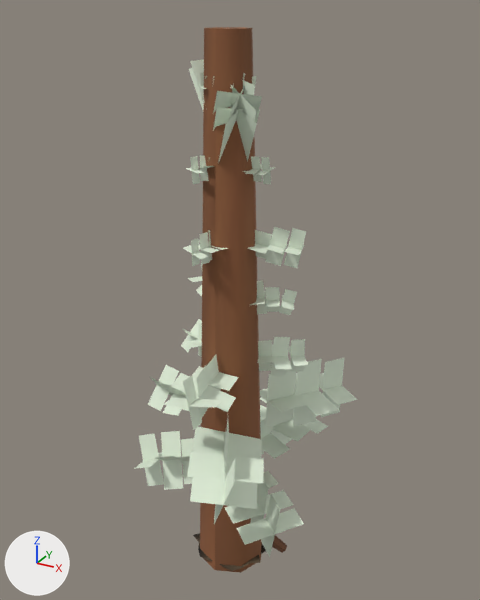
Renders of the glTF model packages/viewer-threejs/public/assets/resources/pine/standard-lod2.glb from each side of a commit.
Both versions are drawn from a camera (50 mm lens) standing at (10.07, -17.63, 19.25) and looking at (-0.12, 0.9, 9.98). Arrows for +X, +Y and +Z are at lower left; the lights stay in place. The picture after the commit comes second. Where no turn or scale is listed for an object, it has been applied to the vertices. Vertices at exactly the same position are counted once.

The older version as bpy lines, for what is in view:
```python
ob_pine_needle_sprays = bpy.data.objects.new('pine-needle-sprays', me_mesh_1)
ob_pine_needle_sprays.location = (0.0, 0.0, 0.0)
ob_pine_trunk_branches_buried_roots_ground_blend = bpy.data.objects.new('pine-trunk-branches-buried-roots-ground-blend', me_mesh_0)
ob_pine_trunk_branches_buried_roots_ground_blend.location = (0.0, 0.0, 0.0)
```
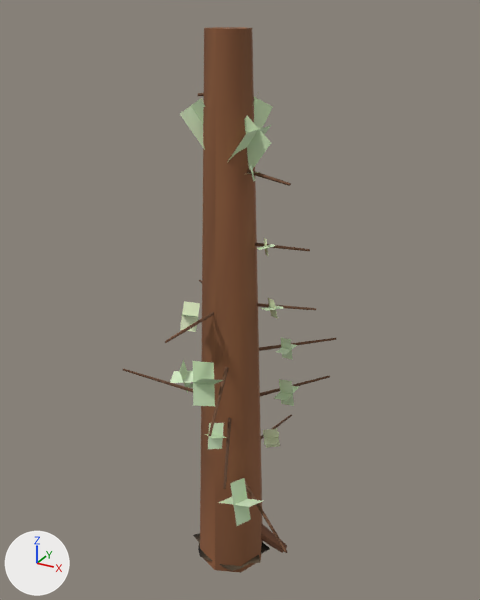
Changed parts and their boxes (x1, y1, x2, y2) in the pictures (480 x 600 px):
'pine-trunk-branches-buried-roots-ground-blend', reshaped (126% wider): before (193, 27, 287, 573); after (122, 27, 336, 573)
'pine-needle-sprays', deleted: before (134, 60, 358, 557)
'pine-terminal-needle-sprigs', added: after (170, 92, 299, 526)
part 1 of me_mesh_0, added: after (122, 169, 336, 553)

The change, as a diff of the scene's bpy script:
```diff
--- a/packages/viewer-threejs/public/assets/resources/pine/standard-lod2.glb.py
+++ b/packages/viewer-threejs/public/assets/resources/pine/standard-lod2.glb.py
@@ mat_material_1 @@
 mat_material_1 = bpy.data.materials.new('Material_1')
-# nodes: BsdfPrincipled, Math x2, Mix, OutputMaterial, VertexColor
-# colours: white #e4f1dc, mixed with the vertex colours
+# nodes: BsdfPrincipled, Math x2, OutputMaterial, VertexColor
+# colours: black #071008, mixed with the vertex colours
@@ me_mesh_0 @@
 # used by ob_pine_trunk_branches_buried_roots_ground_blend; location = (0.0, 0.0, 0.0)
-me_mesh_0.from_pydata(...)  # 129 vertices, 200 faces; spans x -1.6..2.0, y -1.3..1.5, z -0.5..18.7
+me_mesh_0.from_pydata(...)  # 339 vertices, 560 faces; spans x -5.0..3.6, y -4.2..4.1, z -0.5..18.7
+# me_mesh_0 part 1
+# 182 vertices are added at x -5.0..3.6, y -4.2..4.1, z 3.4..14.9
+# 312 new faces join them
+# other edits to the shape of me_mesh_0 do not show in these pictures
 me_mesh_0.materials.append(mat_material_0)
@@ me_mesh_1_1 @@
+me_mesh_1_1.from_pydata(...)  # 144 vertices, 72 faces; spans x -3.03..2.15, y -2.96..2.48, z 3.12..17.04
+me_mesh_1_1.materials.append(mat_material_1)
@@ ob_pine_needle_sprays @@
-ob_pine_needle_sprays = bpy.data.objects.new('pine-needle-sprays', me_mesh_1)
-ob_pine_needle_sprays.location = (0.0, 0.0, 0.0)
@@ ob_pine_terminal_needle_sprigs @@
+ob_pine_terminal_needle_sprigs = bpy.data.objects.new('pine-terminal-needle-sprigs', me_mesh_1_1)
+ob_pine_terminal_needle_sprigs.location = (0.0, 0.0, 0.0)
```
